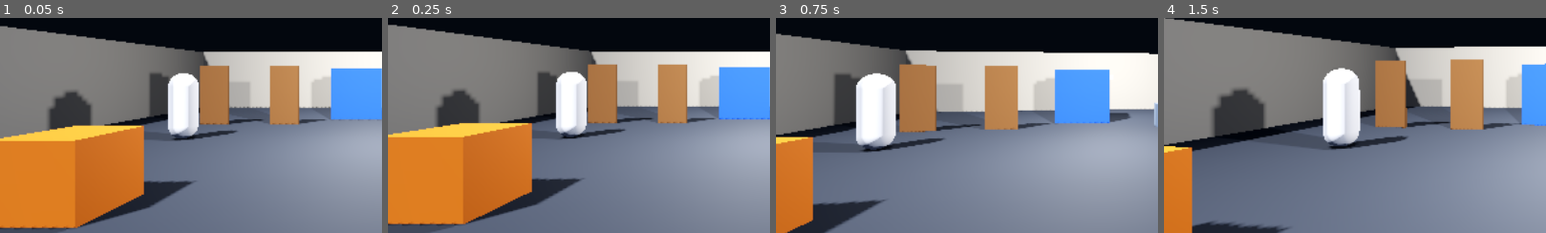
Above: before the commit, frames 1-4 (left to right).
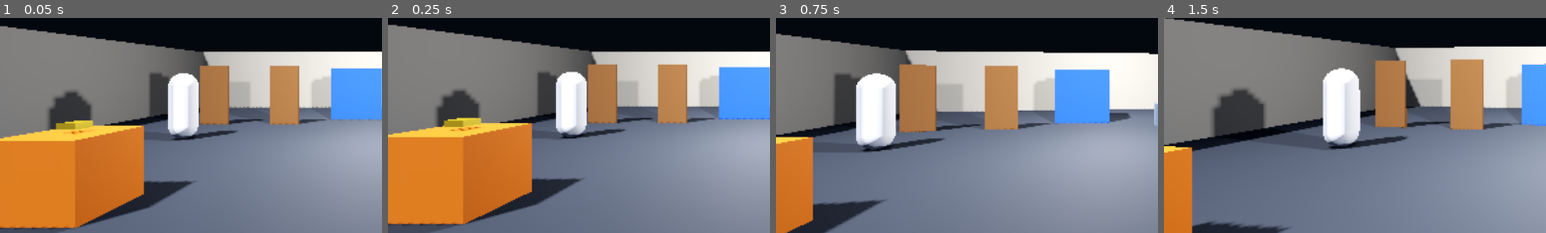
Above: after the commit, the same moments.

Repository: Kroosah/Crump
Game: Godot game, scene res://game/bootstrap.tscn
Two runs of this game, one before a commit and one after it. Both use one fixed random seed, a clock stepped at 60 frames per second and the inputs below.
Inputs (mouse positions are % of the whole screen's width and height, from its top left):
- Up to frame 1 (0.05 s): no input
- Up to frame 2 (0.25 s): no input
- Up to frame 3 (0.75 s): tap Enter at 0.5 s; move the mouse to (55, 50) at 0.52 s; hold W (move_forward) from 0.53 s (still down); hold F (flashlight) from 0.53 s (still down)
- Up to frame 4 (1.5 s): keep holding W (move_forward); tap E (interact) at 0.8, 1.35 s; move the mouse to (45, 50) at 1.27 s; release F (flashlight) at 1.28 s
The pictures show only the part of the screen within x 0-50%, y 37-87%; the shares and areas given below are measured in that part.

The runs differ from the first frame. In frame 1, 0.4% of the frame differs, in the area x 14-25%, y 47-55%; in frame 2, 0.4%; in frame 3, nothing differs; in frame 4, nothing differs.

Commit message:
[006] Voeg verwijderbaar zaklampsysteem toe met gesloten bezit-gate
game/systems/flashlight/: camera-volgend systeem (D-020-patroon, kleine
na-ijling voor handheld-gevoel) met een SpotLight3D als realistische
warme bundel (~35 graden, ~12 m, schaduw-werpend; tuning via exports).
Alleen dit component bezit de aan/uit-state. Toggle via de bestaande
flashlight-actie: eerst bezit controleren (gesloten falen: geen
inventory of geen zaklamp-item = geen state, geen licht, geen enkele
emissie), dan de statewijziging, dan exact een emissie per kanaal —
nieuw busfeit flashlight_toggled(is_on) plus audio_cue/noise_made op de
semantische spelerpositie (body-origin; camerahoogte en headbob lekken
nooit in de AI-waarneming). Bezit is een eventgedreven projectie:
eenmalige duck-typed lezing bij spawn (bootstrapvolgorde garandeert de
inventory), daarna hercontrole met has_item() op item_added/
item_removed — twee exemplaren zijn een bevoegdheid; verdwijnt het
laatste exemplaar terwijl de lamp aan is, dan gaat hij direct uit met
alleen flashlight_toggled(false). debug_bezit_bypass (default uit,
alleen debugbuilds) voor geisoleerde tests. Bootstrap spawnt per level
met bestaanscheck; de dev room krijgt de zaklamp als echte pickup op de
oranje kist. Placeholder-klik gegenereerd (deterministisch, als laatste
in de tool zodat bestaande WAV's byte-gelijk blijven) +
flashlight_click-SoundResource.

Co-Authored-By: Claude Fable 5 <noreply@anthropic.com>
Claude-Session: https://claude.ai/code/session_01Eukd1gRp6feQQnWxwaLgzq

Diff:
--- a/game/autoload/event_bus.gd
+++ b/game/autoload/event_bus.gd
@@ -53,3 +53,10 @@
 ## stilte, geen fout. sound_id is een StringName — de grensvaluta van
 ## keuze B2; de akoestische data leeft in SoundResources.
 signal audio_cue(sound_id: StringName, position: Vector3)
+
+## De zaklamp is werkelijk van toestand gewisseld (taak 006). Een FEIT, geen
+## commando: niets kan de zaklamp via dit signaal besturen — alleen de
+## zaklampcomponent bezit de aan/uit-state en zendt dit, uitsluitend ná een
+## geslaagde statewijziging. CRUMP's zicht (taak 007) abonneert zich; zonder
+## ontvanger betekenisloos (D-015).
+signal flashlight_toggled(is_on: bool)
--- a/game/bootstrap.gd
+++ b/game/bootstrap.gd
@@ -22,6 +22,11 @@
 ## Het audiosysteem (taak 005), zelfde patroon: SceneHost-kind zodat
 ## ambience een levelwissel overleeft en Esc óók akoestische stilte is.
 const AUDIO_SYSTEM_SCENE := "res://game/systems/audio/audio_system.tscn"
+
+## Het zaklampsysteem (taak 006), zelfde patroon als de interactor: per
+## level gespawnd, ná de inventory (SceneHost-kind uit _ready) zodat de
+## initiële bezitssynchronisatie gegarandeerd een inventory aantreft.
+const FLASHLIGHT_SCENE := "res://game/systems/flashlight/flashlight.tscn"
 
 ## Overlay bestaat alleen in debugbuilds (zie _add_debug_tools).
 const DEBUG_OVERLAY_SCENE := "res://game/ui/debug_overlay/debug_overlay.tscn"
@@ -94,6 +99,7 @@
 	Log.info("Bootstrap: level geladen: %s" % scene_path)
 	_spawn_player()
 	_spawn_interactor()
+	_spawn_flashlight()
 
 
 ## Zet de speler op het PlayerSpawn-punt van het geladen level (D-018).
@@ -156,6 +162,15 @@
 	var interactor: Node = load(INTERACTOR_SCENE).instantiate()
 	_current_level.add_child(interactor)
 	Log.info("Bootstrap: interactor actief")
+
+
+func _spawn_flashlight() -> void:
+	if not ResourceLoader.exists(FLASHLIGHT_SCENE):
+		Log.info("Bootstrap: geen zaklampsysteem — spel draait zonder zaklamp")
+		return
+	var flashlight: Node = load(FLASHLIGHT_SCENE).instantiate()
+	_current_level.add_child(flashlight)
+	Log.info("Bootstrap: zaklampsysteem actief")
 
 
 func _verify_autoloads() -> void:
--- a/game/levels/dev_room/dev_props.gd
+++ b/game/levels/dev_room/dev_props.gd
@@ -32,6 +32,18 @@
 		"settings": {
 			"item": "res://game/systems/inventory/items/sleutel_kleedkamer.tres",
 			"prompt": "Pak sleutel op",
+		},
+	},
+	{
+		# De zaklamp ligt als gewone pickup in de wereld (dossier 006 keuze
+		# D): de GD verkrijgt hem via de echte flow — nooit een debug-give,
+		# zodat de lokale test de uiteindelijke zoek-flow niet vervalst.
+		"path": "res://game/props/pickup_item/pickup_item.tscn",
+		"name": "TestPickupZaklamp",
+		"position": Vector3(-4.0, 1.09, 3.0),
+		"settings": {
+			"item": "res://game/systems/inventory/items/zaklamp.tres",
+			"prompt": "Pak zaklamp op",
 		},
 	},
 	{
--- /dev/null
+++ b/game/systems/audio/sounds/flashlight_click.tres
@@ -0,0 +1,14 @@
+[gd_resource type="Resource" script_class="SoundResource" load_steps=3 format=3]
+
+[ext_resource type="Script" path="res://game/systems/audio/sound_resource.gd" id="1"]
+[ext_resource type="AudioStream" path="res://assets/audio/sfx/sfx_flashlight_click_01.wav" id="2"]
+
+[resource]
+script = ExtResource("1")
+id = &"flashlight_click"
+streams = Array[AudioStream]([ExtResource("2")])
+bus = &"SFX"
+volume_db = -14.0
+pitch_spread = 0.02
+max_distance = 3.0
+positional = true
--- /dev/null
+++ b/game/systems/flashlight/flashlight.gd
@@ -0,0 +1,159 @@
+extends Node3D
+## Het zaklampsysteem (taak 006): een verwijderbaar, camera-volgend systeem
+## met betrouwbare bediening — de zaklamp hapert nooit willekeurig
+## (HORROR §7; falen zou ooit een ontworpen gebeurtenis zijn, geen ruis).
+##
+## Alleen dít component bezit de aan/uit-state. Een geslaagde toggle zendt
+## drie gescheiden feiten (dossier 006 keuze C): flashlight_toggled
+## (toestand, voor CRUMP's zicht in 007), audio_cue (de hoorbare klik) en
+## noise_made (de klik als gameplaygeluid). Zonder aantoonbaar bezit faalt
+## alles gesloten: geen state, geen licht, geen enkele emissie (keuze D).
+##
+## Kent geen enkel ander gameplay-systeem: bezit is een duck-typed projectie
+## van de inventory via de groep, en de posities komen van de actieve camera
+## (licht) en de groep `player` (geluid) — nooit andersom (§3a).
+
+## Het item-id dat bezit aantoont; het ItemResource bestaat sinds taak 004.
+const FLASHLIGHT_ITEM_ID := &"zaklamp"
+
+@export_group("Beam")
+## Realistische bundel (dossier 006 keuze B): warm, ~35 graden, ~12 m.
+@export var beam_angle_deg := 35.0
+@export var beam_range_m := 12.0
+@export var beam_energy := 4.0
+@export var beam_color := Color(1.0, 0.93, 0.82)
+## Zachte bundelrand; hoger = snellere afval naar de rand.
+@export var spot_attenuation := 1.2
+
+@export_group("Follow")
+## Volgsnelheid richting de actieve camera (per seconde): de kleine
+## na-ijling geeft het handheld-gevoel van een echte lamp (keuze A).
+@export var follow_speed := 14.0
+
+@export_group("Cost")
+## De hoorbare klik (doel: informatie, kader 005 §8).
+@export var click_cue: StringName = &"flashlight_click"
+## Draagafstand van de klik in meters op noise_made — fluister-orde
+## (HORROR §3): de prijs is leerbaar, niet verlammend.
+@export var click_loudness := 2.0
+
+@export_group("Debug")
+## Omzeilt de bezit-gate voor geïsoleerde lichttests, ALLEEN werkzaam in
+## debugbuilds. Standaard uit en nooit aan in gecommitte scènes — de dev
+## room gebruikt de echte pickup-flow (dossier 006 keuze D).
+@export var debug_bezit_bypass := false
+
+var _is_on := false
+var _has_flashlight := false
+
+@onready var _spot: SpotLight3D = %Spot
+
+
+func _ready() -> void:
+	_spot.spot_angle = beam_angle_deg
+	_spot.spot_range = beam_range_m
+	_spot.light_energy = beam_energy
+	_spot.light_color = beam_color
+	_spot.spot_attenuation = spot_attenuation
+	_spot.visible = false
+	# Initiële bezitssynchronisatie: de bootstrapvolgorde garandeert dat de
+	# inventory (SceneHost-kind, gespawnd vóór het level) al bestaat — dit
+	# is de ene expliciete leesstap; daarna is alles eventgedreven.
+	_has_flashlight = _possession_from_inventory()
+	EventBus.item_added.connect(_on_item_event)
+	EventBus.item_removed.connect(_on_item_event)
+	_snap_to_camera()
+	Log.info("Flashlight: actief (bezit %s)" % ("ja" if _has_flashlight else "nee"))
+
+
+func _exit_tree() -> void:
+	# Symmetrisch met _ready: een levelwissel laat nooit een tweede,
+	# zwevende connectie achter (dossier 006 keuze D).
+	if EventBus.item_added.is_connected(_on_item_event):
+		EventBus.item_added.disconnect(_on_item_event)
+	if EventBus.item_removed.is_connected(_on_item_event):
+		EventBus.item_removed.disconnect(_on_item_event)
+
+
+func _process(delta: float) -> void:
+	var camera := get_viewport().get_camera_3d()
+	if camera == null:
+		return
+	# Na-ijlend volgen: exponentieel richting de cameratransform. De lamp
+	# hoort bij het kijken (D-020) — welke camera dat is, boeit hem niet.
+	var weight := clampf(follow_speed * delta, 0.0, 1.0)
+	global_position = global_position.lerp(camera.global_position, weight)
+	global_basis = Basis(Quaternion(global_basis).slerp(
+		Quaternion(camera.global_basis), weight))
+
+
+func _unhandled_input(event: InputEvent) -> void:
+	if event.is_action_pressed("flashlight"):
+		_try_toggle()
+
+
+## Leesvensters voor de F3-overlay (duck-typed via de groep `flashlight`).
+func has_flashlight() -> bool:
+	return _has_flashlight
+
+
+func is_light_on() -> bool:
+	return _is_on
+
+
+func _try_toggle() -> void:
+	# Volgorde is het contract (dossier 006 keuze C): eerst geldigheid en
+	# bezit — gesloten falen betekent nul gevolgen op álle kanalen — dan
+	# de echte statewijziging, dan exact één emissie per kanaal.
+	if not _has_flashlight and not _bypass_active():
+		return
+	_set_light(not _is_on)
+	EventBus.flashlight_toggled.emit(_is_on)
+	# De klik-kanalen gebruiken de semantische spelerpositie (body-origin,
+	# zelfde bron als voetstappen): camerahoogte en headbob mogen de latere
+	# AI-waarneming nooit vervormen (§3a). Geen speler = geen subject dat
+	# klikt — dan zwijgen alleen deze twee kanalen.
+	var player := get_tree().get_first_node_in_group("player")
+	if player is Node3D:
+		EventBus.audio_cue.emit(click_cue, player.global_position)
+		EventBus.noise_made.emit(player.global_position, click_loudness)
+
+
+func _bypass_active() -> bool:
+	return debug_bezit_bypass and OS.is_debug_build()
+
+
+func _set_light(is_on: bool) -> void:
+	_is_on = is_on
+	_spot.visible = is_on
+
+
+func _on_item_event(item: Resource) -> void:
+	# Beide busfeiten (item_added/item_removed) komen hier samen. Niet
+	# blind de vlag zetten maar herleiden uit de bron: twee zaklampitems
+	# zijn één bevoegdheid, en één exemplaar verwijderen trekt niets in
+	# zolang er nog een tweede is (dossier 006 keuze D).
+	if item == null or item.get("id") != FLASHLIGHT_ITEM_ID:
+		return
+	_has_flashlight = _possession_from_inventory()
+	if _is_on and not _has_flashlight and not _bypass_active():
+		# Laatste exemplaar weg terwijl de lamp aan is: direct en
+		# betrouwbaar uit. Het toestandfeit volgt de werkelijkheid, maar
+		# de klik-kanalen zwijgen — dit is geen spelershandeling.
+		_set_light(false)
+		EventBus.flashlight_toggled.emit(false)
+
+
+func _possession_from_inventory() -> bool:
+	# Gesloten falen (dossier 006 keuze D): geen inventory-systeem of geen
+	# item = geen bezit. Een ontbrekend systeem levert nooit gratis bezit.
+	var inventory := get_tree().get_first_node_in_group("inventory")
+	if inventory == null or not inventory.has_method("has_item"):
+		return false
+	return inventory.has_item(FLASHLIGHT_ITEM_ID)
+
+
+func _snap_to_camera() -> void:
+	var camera := get_viewport().get_camera_3d()
+	if camera != null:
+		global_transform = camera.global_transform
--- /dev/null
+++ b/game/systems/flashlight/flashlight.tscn
@@ -0,0 +1,11 @@
+[gd_scene load_steps=2 format=3]
+
+[ext_resource type="Script" path="res://game/systems/flashlight/flashlight.gd" id="1"]
+
+[node name="Flashlight" type="Node3D" groups=["flashlight"]]
+script = ExtResource("1")
+
+[node name="Spot" type="SpotLight3D" parent="."]
+unique_name_in_owner = true
+visible = false
+shadow_enabled = true
--- a/tools/genereer_placeholder_audio.gd
+++ b/tools/genereer_placeholder_audio.gd
@@ -51,6 +51,11 @@
 	# Nulpunt-ambience: koeling/tl-zoem. Gehele cycli op de loopgrens
 	# (100 Hz en 50 Hz over exact 2,0 s) → naadloze herstart.
 	_write_wav(AMB_DIR + "/amb_hum_koeling_01.wav", _hum(2.0))
+
+	# Zaklamp-klik (taak 006): één droge schakelaartik — informatie, geen
+	# jingle (kader 005 §8). Bewust als laatste gegenereerd: zo blijft de
+	# RNG-volgorde (en dus elke eerdere placeholder) byte-gelijk.
+	_write_wav(SFX_DIR + "/sfx_flashlight_click_01.wav", _click())
 
 	print("Placeholder-audio gegenereerd (deterministisch, seed 20260728).")
 	quit(0)
@@ -119,6 +124,20 @@
 	return samples
 
 
+## Zaklamp-klik: ultrakorte heldere burst + lage plok — een mechanische
+## schakelaar, geen elektronische piep.
+func _click() -> PackedFloat32Array:
+	var samples := _noise_burst(0.03, 0.6, 3000.0)
+	var count := int(0.04 * MIX_RATE)
+	var thunk := PackedFloat32Array()
+	thunk.resize(count)
+	for i in count:
+		var envelope := exp(-12.0 * float(i) / float(count))
+		thunk[i] = sin(TAU * 220.0 * float(i) / MIX_RATE) * 0.35 * envelope
+	samples.append_array(thunk)
+	return samples
+
+
 ## Zoem van koeling/tl: 50+100 Hz met een zweving; gehele cycli over de
 ## duur zodat de loop naadloos is.
 func _hum(duration: float) -> PackedFloat32Array:
Not shown, added: game/systems/flashlight/flashlight.gd.uid
Not shown, added: assets/audio/sfx/sfx_flashlight_click_01.wav
